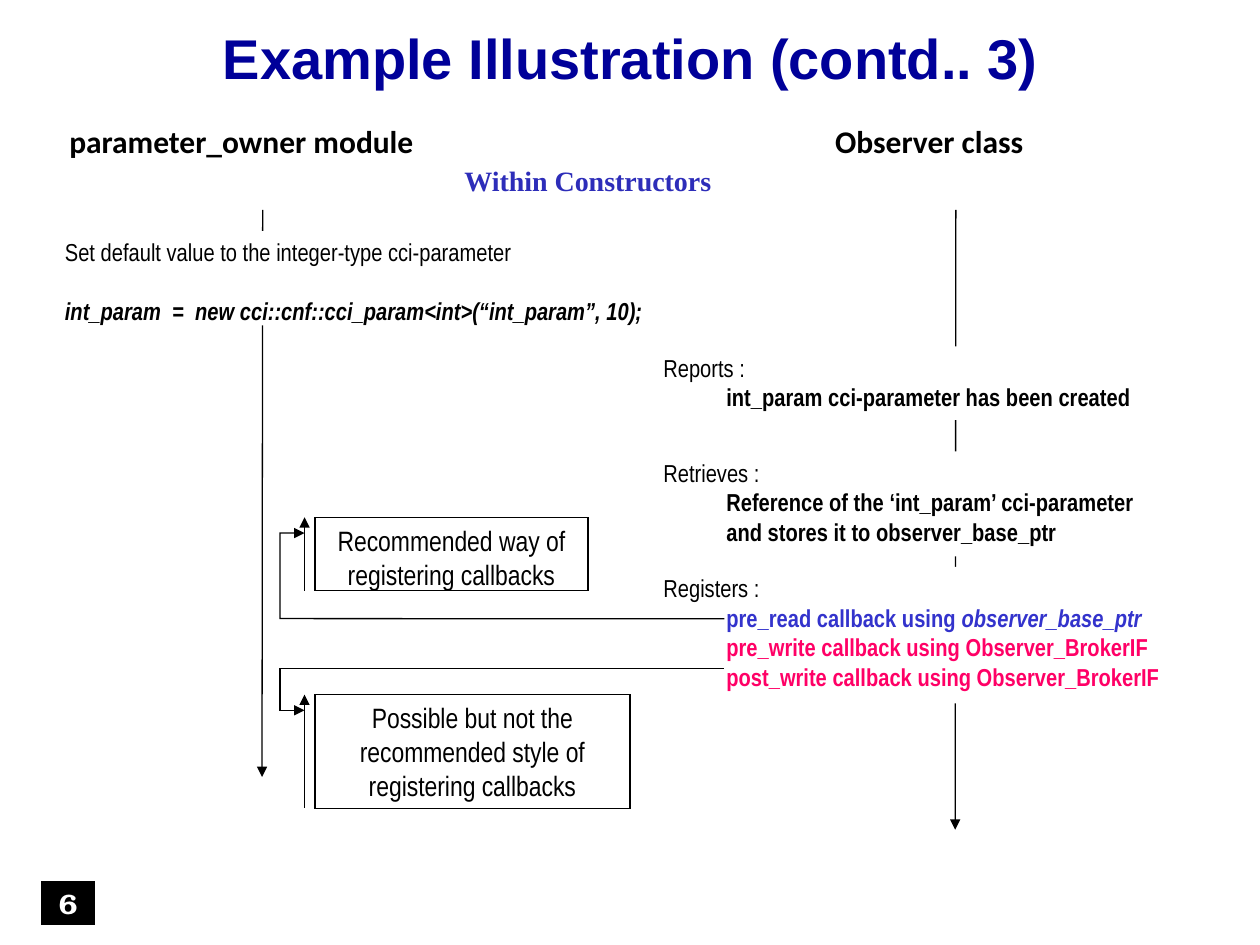
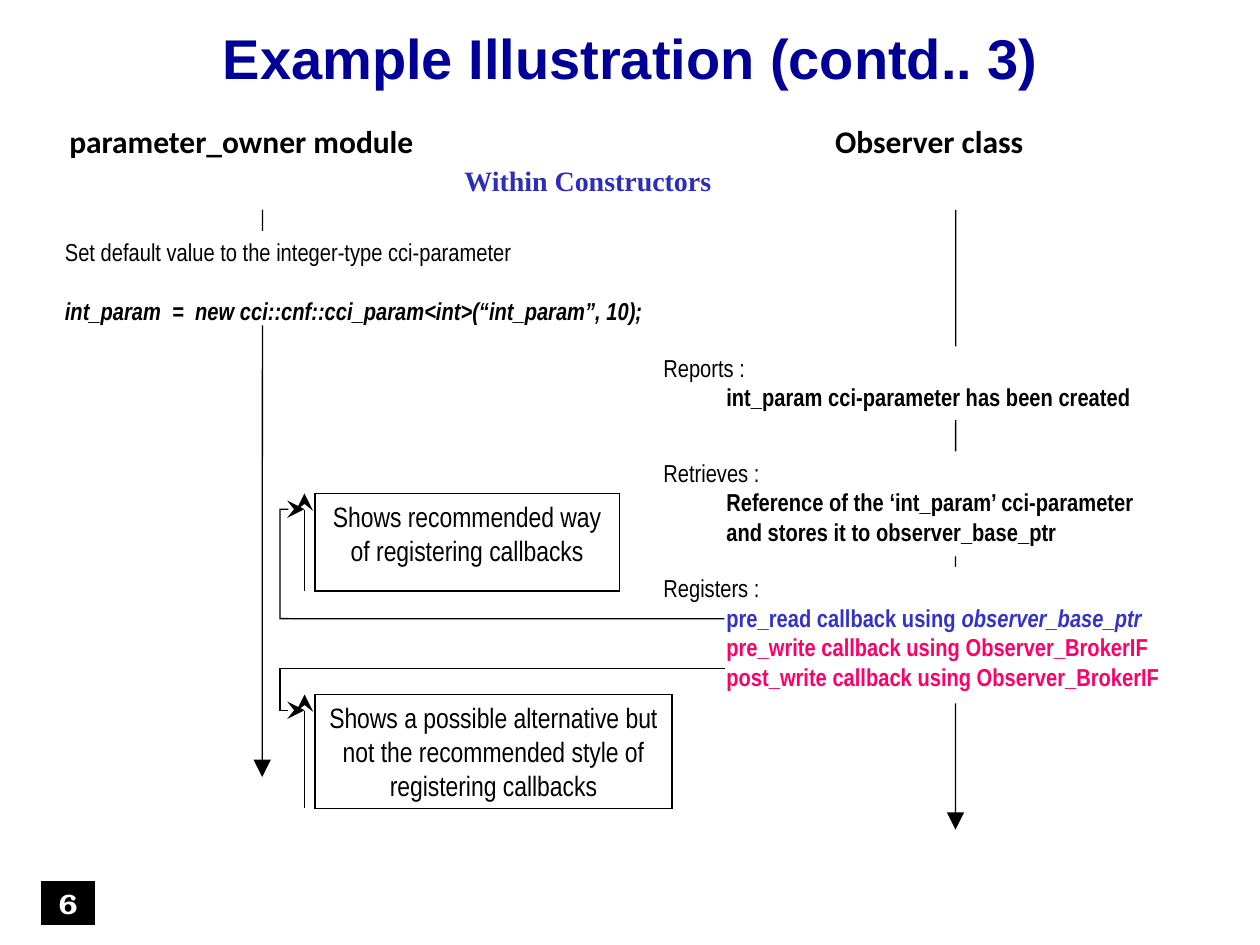
Before and after one commit to accellera-official/cci, a slide deck: slide 6 of examples/ex20_Tracing_Parameter_Activity/docs/ex20_Tracing_Parameter_Activity.ppt. Drawn at 1260x945 pixels with LibreOffice and Linux fonts; fonts in the diff are those of the drawing; background and template pictures are left out. Boxes give left, top, right and bottom in pixels: in the first picture for what was removed or moved away, otherwise in the second. Text is boxed around its words. In the diff, an @@ line names an element or a change of style, - is before the commit and + after.

```diff
--- a/examples/ex20_Tracing_Parameter_Activity/docs/ex20_Tracing_Parameter_Activity.ppt
+++ b/examples/ex20_Tracing_Parameter_Activity/docs/ex20_Tracing_Parameter_Activity.ppt
@@ freeform shape "Shows recommended way of registering ...": place and size @@
-freeform shape "Shows recommended way of registering ..." at (315, 518, 588, 591)
+freeform shape "Shows recommended way of registering ..." at (315, 494, 620, 591)
@@ text in freeform shape at (333, 506, 601, 567): text changed @@
-Recommended way of registering callbacks
+Shows recommended way of registering callbacks
@@ freeform shape "Shows a possible alternative but ...": place and size @@
-freeform shape "Shows a possible alternative but ..." at (315, 694, 630, 808)
+freeform shape "Shows a possible alternative but ..." at (315, 694, 672, 808)
@@ text in freeform shape at (329, 707, 658, 801): text changed @@
-Possible but not the recommended style of registering callbacks
+Shows a possible alternative but not the recommended style of registering callbacks
```
Also in this commit, not shown: 10 other slides changed, 19 other files.
